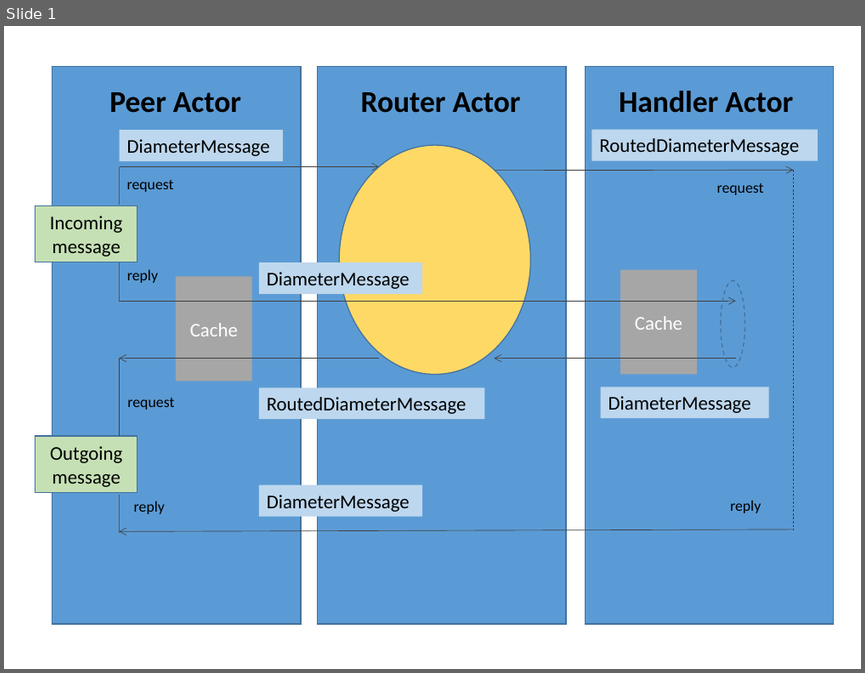
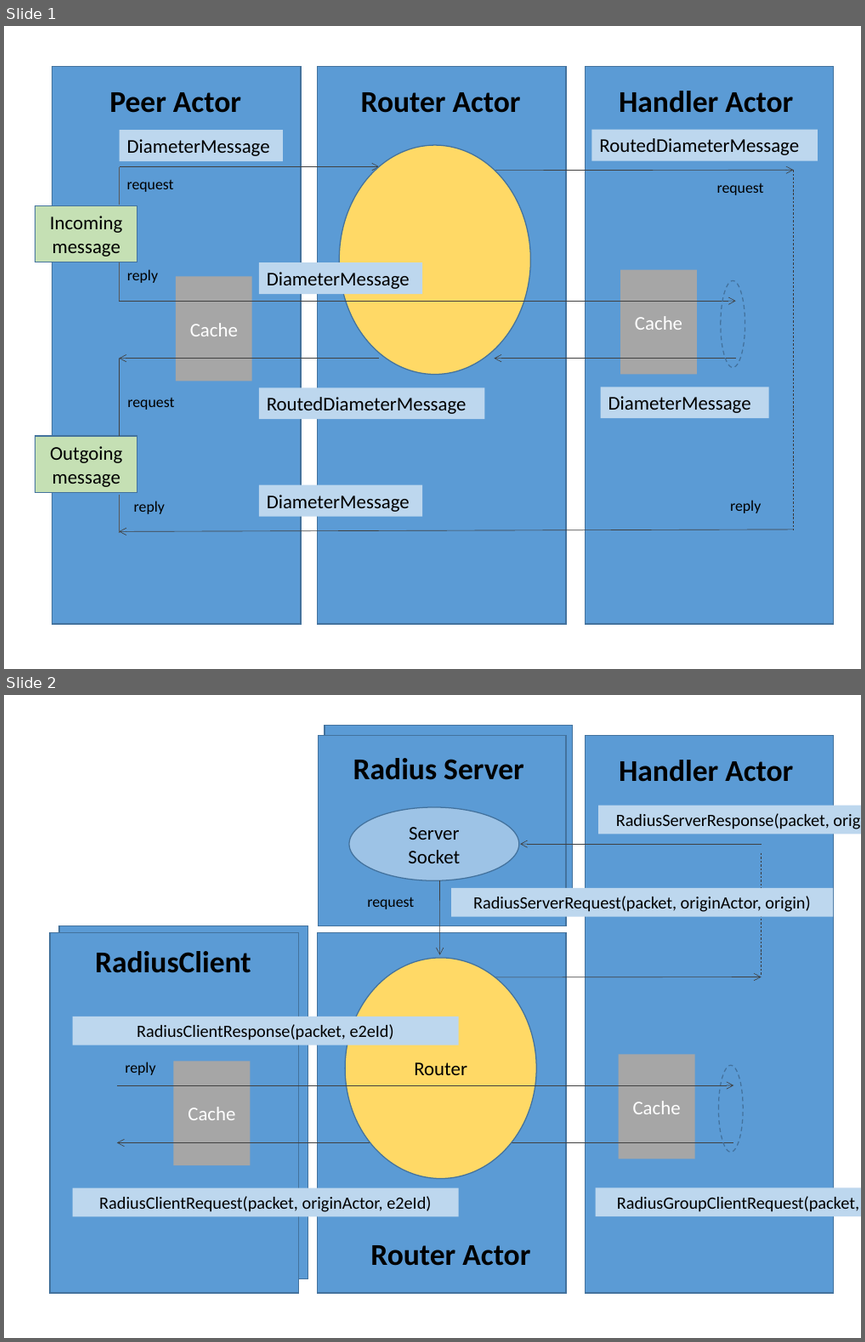
Before and after one commit to francistor/yaas, a slide deck: DiameterServerDesign.pptx. Shown one above the other, each under a label of ours: slide 1 before the commit, slides 1 and 2 after it. The pictures are 865x673 and 865x1342 pixels, drawn with LibreOffice and Linux fonts; fonts in the diff are those of the drawing. Boxes give left, top, right and bottom in pixels: in the first picture for what was removed or moved away, otherwise in the second. Text is boxed around its words. In the diff, an @@ line names an element or a change of style, - is before the commit and + after.

Commit message:
radius server

```diff
--- a/DiameterServerDesign.pptx
+++ b/DiameterServerDesign.pptx
@@ slide 2 added at (4, 695, 861, 1338), background #FFFFFF @@
@@ rectangle added at (318, 736, 566, 926), fill #5B9BD5, outline #43739E 1 pt @@
@@ rectangle added at (324, 726, 573, 916), fill #5B9BD5, outline #43739E 1 pt @@
@@ rectangle added at (585, 736, 834, 1293), fill #5B9BD5, outline #43739E 1 pt @@
@@ text added at (353, 758, 524, 780), 28 pt, text #000000, bold @@
+Radius Server
@@ text added at (619, 760, 793, 782), 28 pt, text #000000, bold @@
+Handler Actor
@@ ellipse added at (349, 807, 519, 880), fill #9DC3E6, outline #43739E 1 pt, 18 pt, text #000000 @@
+Server Socket
@@ rectangle added at (599, 805, 861, 834), fill #BDD7EE, 16 pt, text #000000 @@
+RadiusServerResponse(packet, origin)
@@ arrow added from (761, 845) to (520, 845), #404040 0.5 pt @@
@@ line added from (761, 853) to (761, 974), #3B3838 0.5 pt dashed @@
@@ text added at (367, 897, 414, 909), 14 pt, text #000000 @@
+request
@@ arrow added from (440, 880) to (440, 955), #404040 0.5 pt @@
@@ rectangle added at (452, 888, 834, 917), fill #BDD7EE, 16 pt, text #000000 @@
+RadiusServerRequest(packet, originActor, origin)
@@ rectangle added at (50, 933, 299, 1293), fill #5B9BD5, outline #43739E 1 pt @@
@@ rectangle added at (59, 926, 308, 1279), fill #5B9BD5, outline #43739E 1 pt @@
@@ rectangle added at (318, 933, 566, 1293), fill #5B9BD5, outline #43739E 1 pt @@
@@ text added at (95, 951, 251, 973), 28 pt, text #000000, bold @@
+RadiusClient
@@ ellipse added at (346, 958, 537, 1179), fill #FFD966, outline #43739E 1 pt, 18 pt, text #000000 @@
+Router
@@ arrow added from (462, 977) to (761, 977), #404040 0.5 pt @@
@@ rectangle added at (72, 1016, 459, 1045), fill #BDD7EE, 16 pt, text #000000 @@
+RadiusClientResponse(packet, e2eId)
@@ text added at (125, 1061, 155, 1075), 14 pt, text #000000 @@
+reply
@@ rectangle added at (173, 1061, 250, 1165), fill #A6A6A6, 18 pt, text #FFFFFF @@
+Cache
@@ rectangle added at (619, 1055, 694, 1158), fill #A6A6A6, 18 pt, text #FFFFFF @@
+Cache
@@ ellipse added at (719, 1065, 743, 1152), outline #43739E 1 pt dashed @@
@@ arrow added from (117, 1085) to (734, 1085), #404040 0.5 pt @@
@@ arrow added from (377, 1143) to (117, 1143), #404040 0.5 pt @@
@@ arrow added from (734, 1143) to (492, 1143), #404040 0.5 pt @@
@@ rectangle added at (72, 1188, 459, 1217), fill #BDD7EE, 16 pt, text #000000 @@
+RadiusClientRequest(packet, originActor, e2eId)
@@ rectangle added at (596, 1188, 861, 1217), fill #BDD7EE, 16 pt, text #000000 @@
+RadiusGroupClientRequest(packet, group, e2eId)
@@ text added at (370, 1245, 530, 1265), 28 pt, text #000000, bold @@
+Router Actor
```
Also in this commit, not shown: 23 other files.
